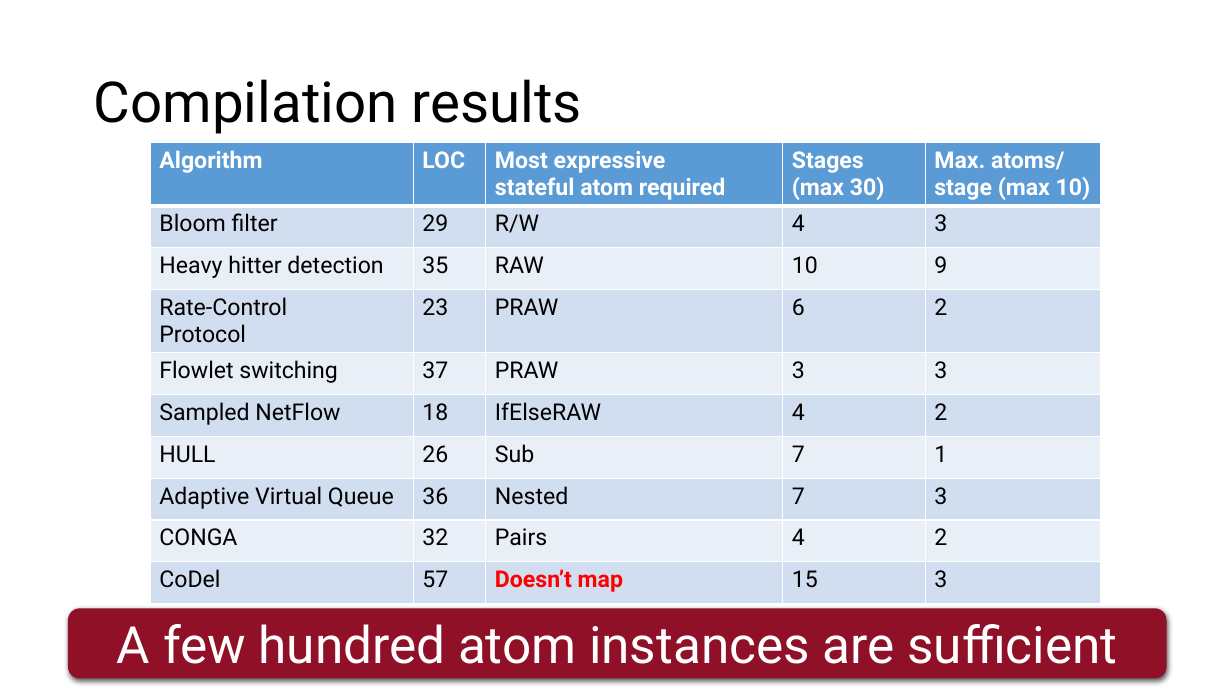
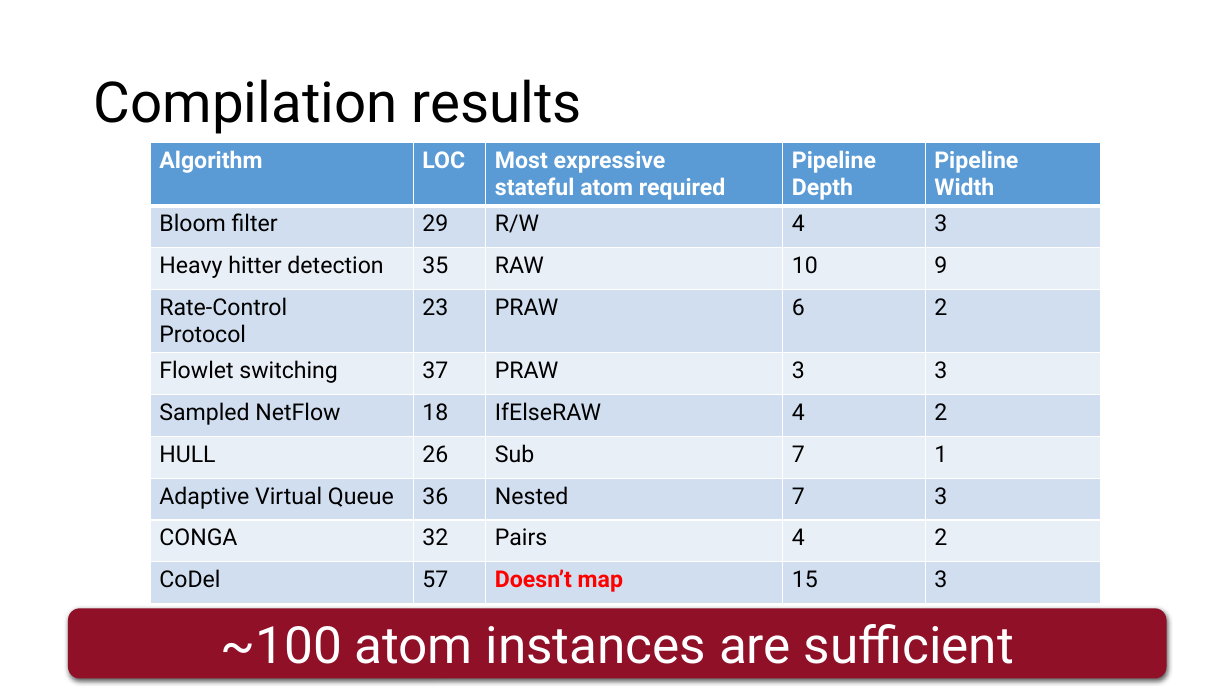
Before and after one commit to anirudhSK/pifo-domino-marple-ppts, a slide deck: slide 22 of domino_sigcomm.pptx. Drawn at 1232x693 pixels with LibreOffice and Linux fonts; fonts in the diff are those of the drawing. Boxes give left, top, right and bottom in pixels: in the first picture for what was removed or moved away, otherwise in the second. Text is boxed around its words. In the diff, an @@ line names an element or a change of style, - is before the commit and + after.

```diff
--- a/domino_sigcomm.pptx
+++ b/domino_sigcomm.pptx
@@ table at (x1=150, y1=142, x2=1101, y2=606) @@
-row 1, column 4: Stages / (max 30)
+row 1, column 4: Pipeline / Depth
-row 1, column 5: Max. atoms/ stage (max 10)
+row 1, column 5: Pipeline / Width
@@ text in rounded rectangle at (x1=221, y1=624, x2=1014, y2=664): text changed @@
-A few hundred atom instances are sufficient
+~100 atom instances are sufficient
```
Also in this commit, not shown: 2 other slides changed.
